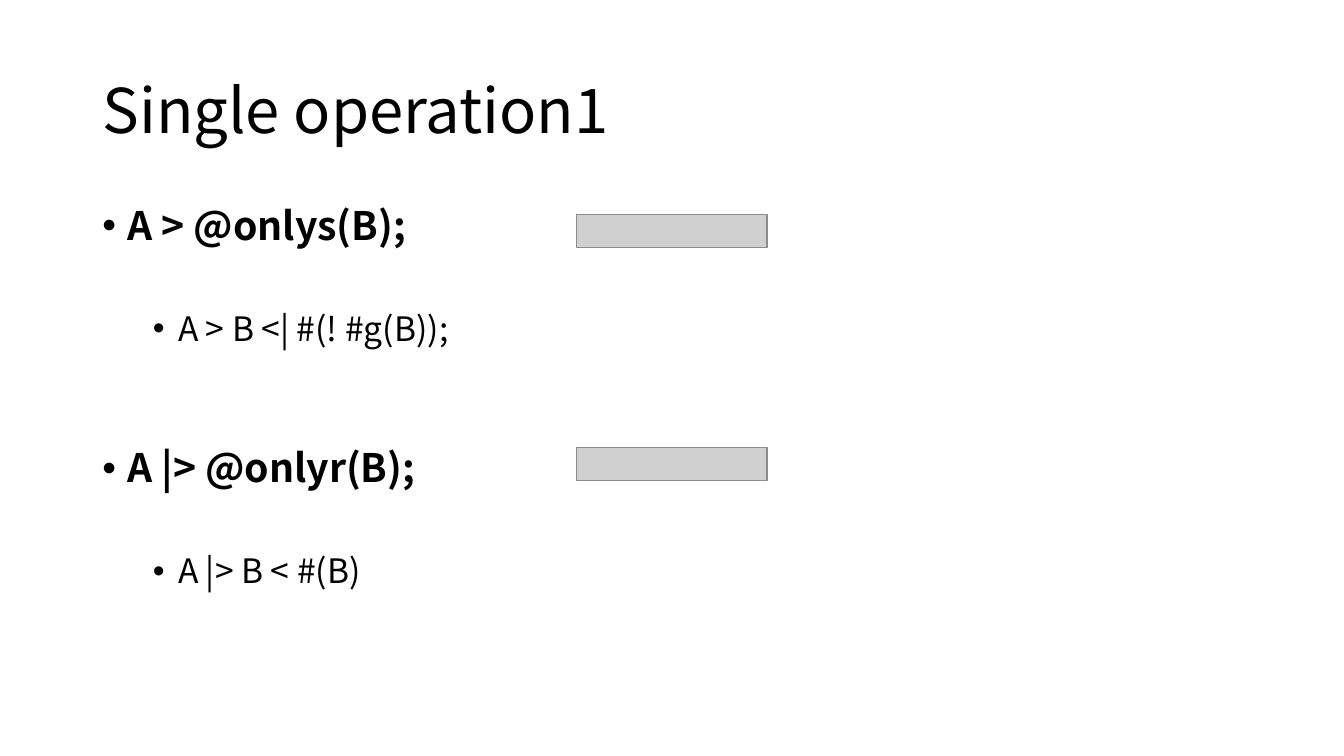
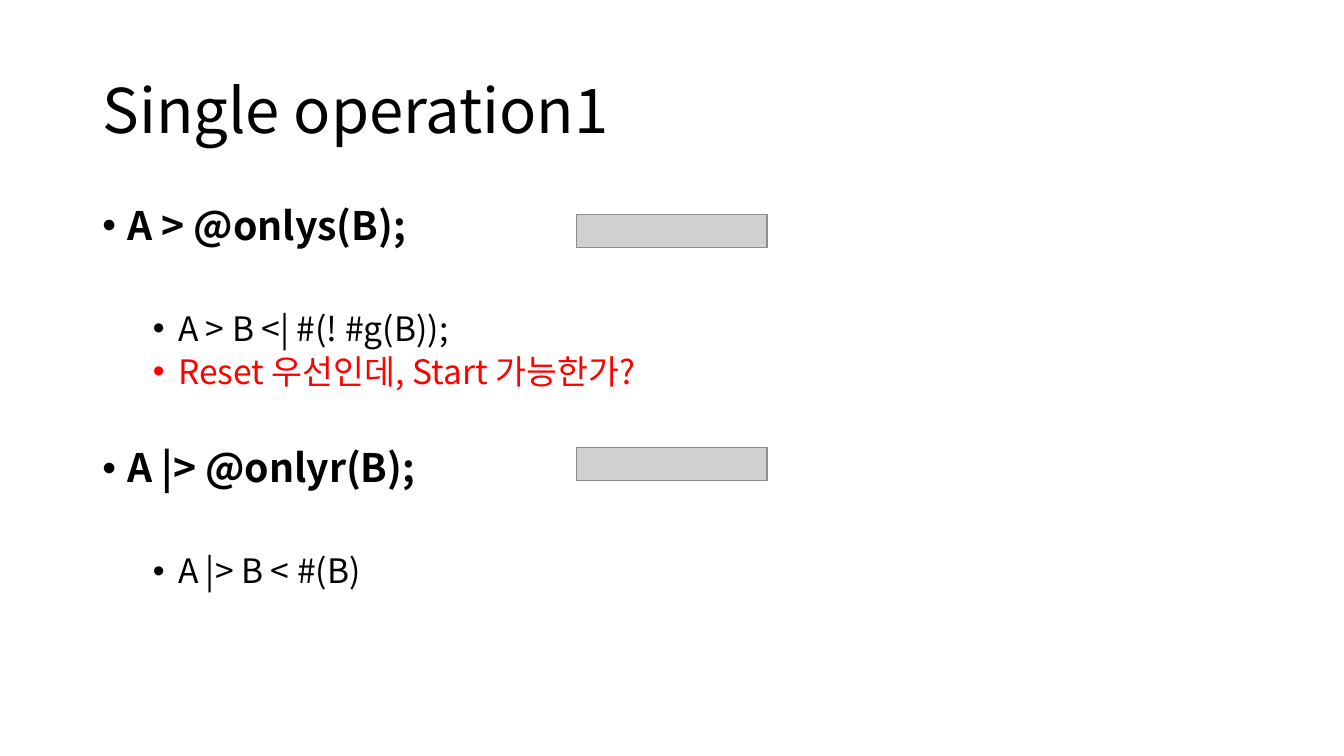
Before and after one commit to DualsoftDev/ds, a slide deck: slide 3 of Doc/PowerPoint/macro.pptx. Drawn at 1344x756 pixels with LibreOffice and Linux fonts; fonts in the diff are those of the drawing; grey boxes stand for pictures. Boxes give left, top, right and bottom in pixels: in the first picture for what was removed or moved away, otherwise in the second. Text is boxed around its words. In the diff, an @@ line names an element or a change of style, - is before the commit and + after.

```diff
--- a/Doc/PowerPoint/macro.pptx
+++ b/Doc/PowerPoint/macro.pptx
@@ text at (178, 349, 635, 390): paragraph added @@
+  • Reset 우선인데, Start 가능한가?
```
Also in this commit, not shown: 3 other slides changed.
